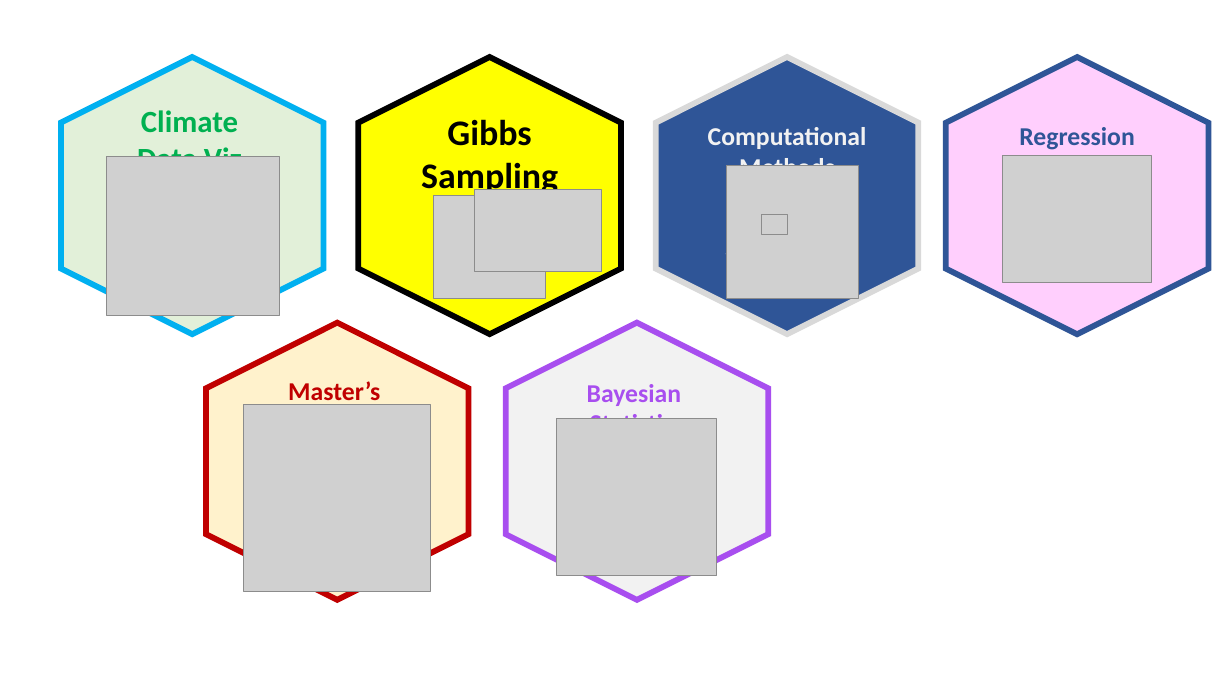
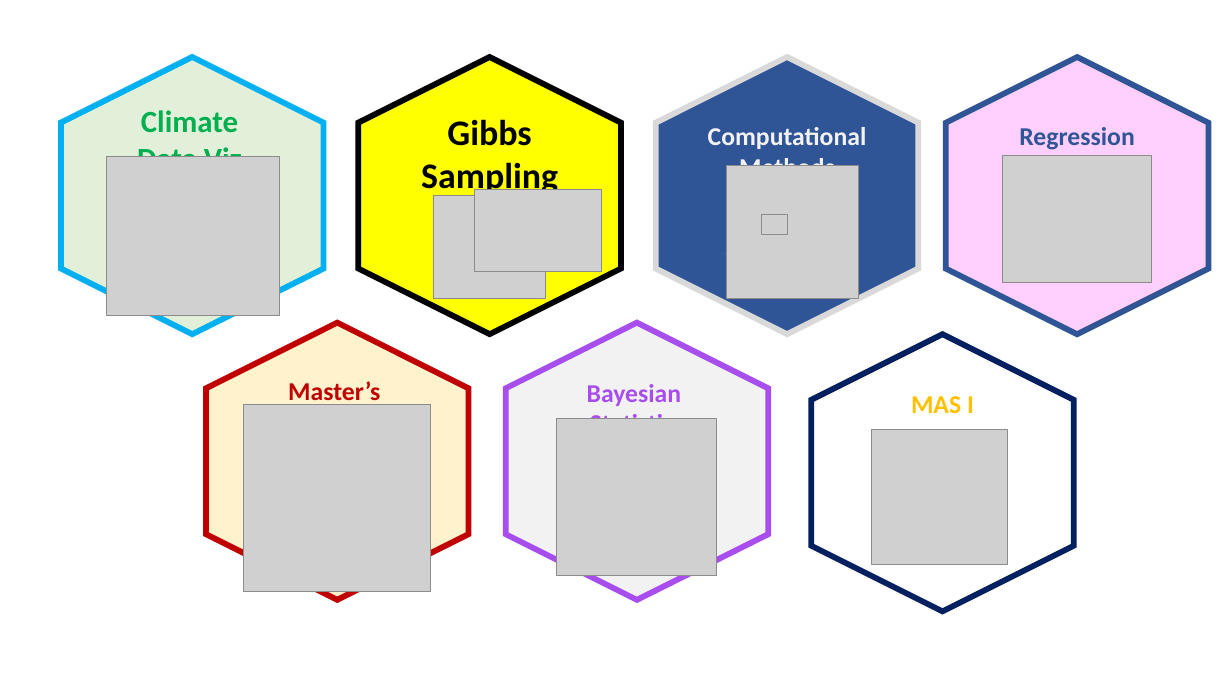
Before and after one commit to coltongearhart/myportfolio, a slide deck: slide 2 of files/images/Content.pptx. Drawn at 1232x693 pixels with LibreOffice and Linux fonts; fonts in the diff are those of the drawing; grey boxes stand for pictures. Boxes give left, top, right and bottom in pixels: in the first picture for what was removed or moved away, otherwise in the second. Text is boxed around its words. In the diff, an @@ line names an element or a change of style, - is before the commit and + after.

Commit message:
Added WiDS slides

```diff
--- a/files/images/Content.pptx
+++ b/files/images/Content.pptx
@@ hexagon added at bbox=[811, 335, 1074, 612], fill #FFFFFF, outline #002060 4.5 pt @@
@@ text added at bbox=[911, 396, 974, 413], 20 pt, text #FFC000, bold @@
+MAS I
@@ picture added at bbox=[872, 430, 1007, 565] @@
```
Also in this commit, not shown: 1 slide added, 9 other files.
